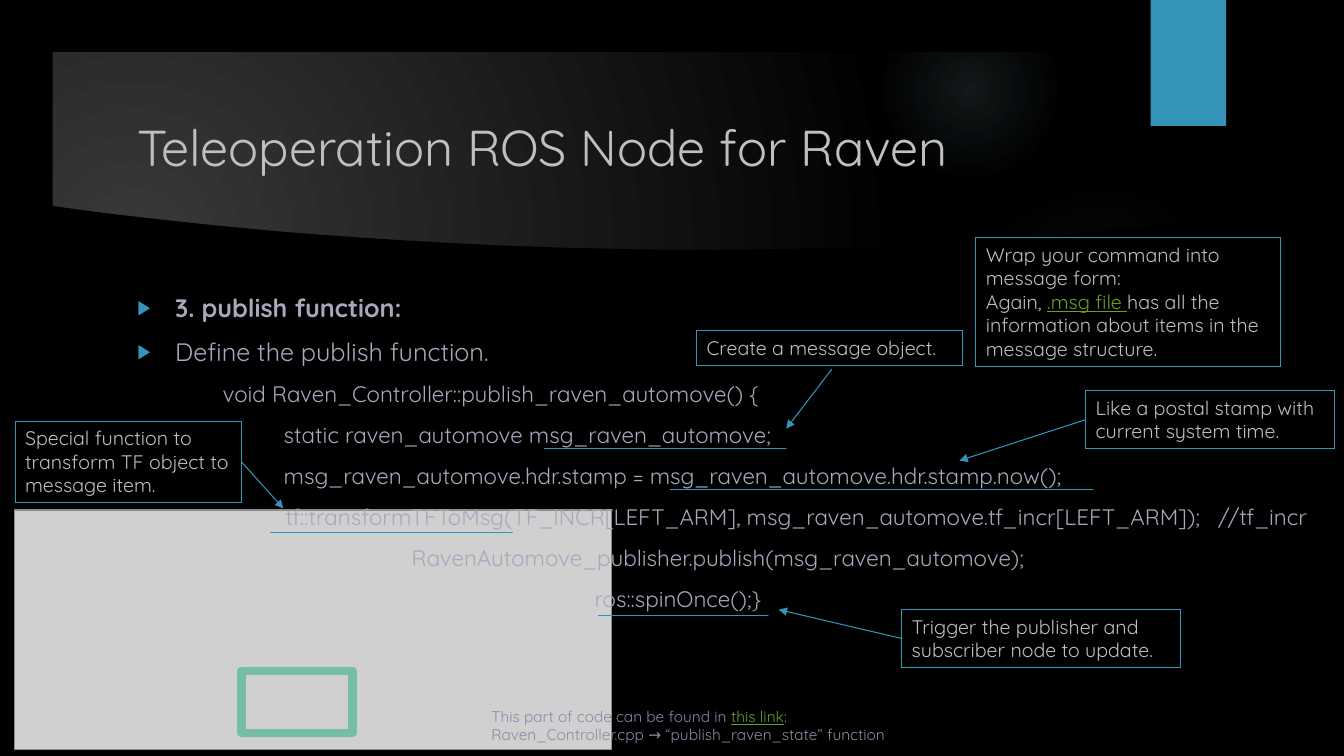
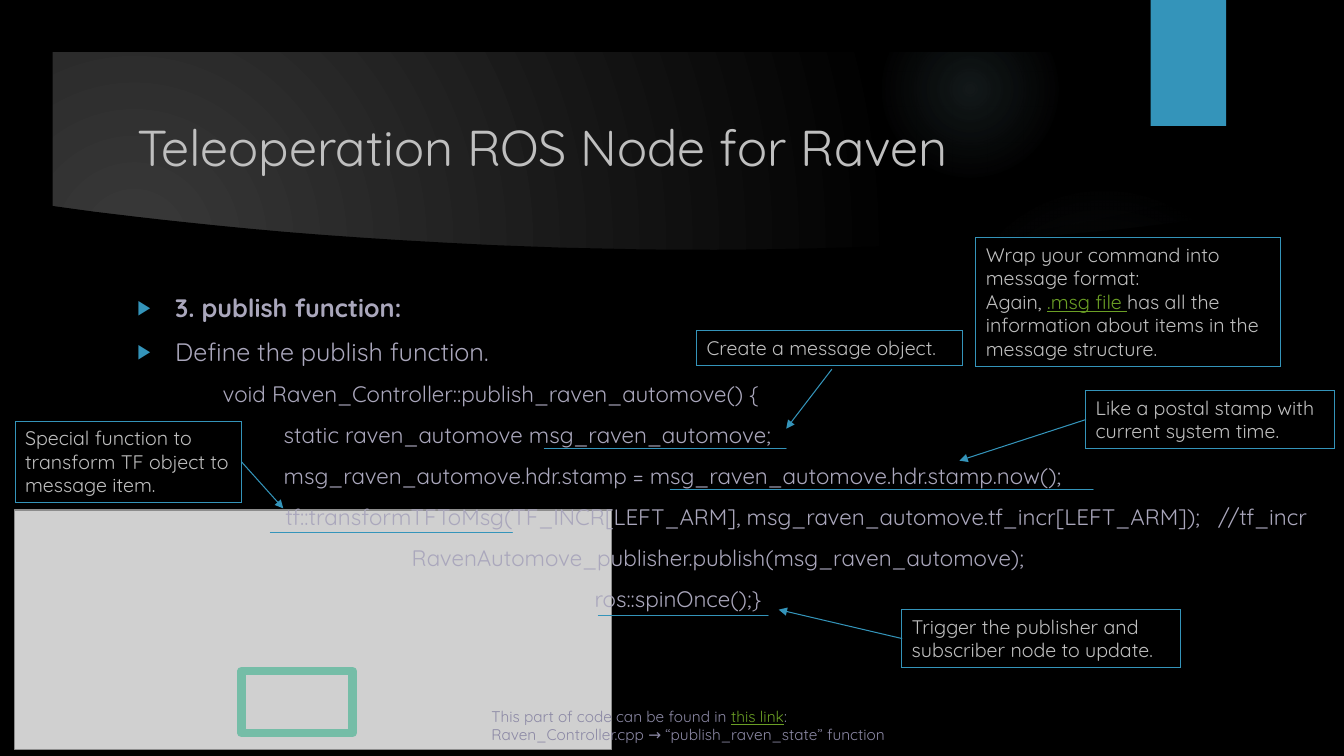
Before and after one commit to melodysu83/AutoCircle_generater, a slide deck: slide 15 of Raven Teleoperation - Automove.pptx. Drawn at 1344x756 pixels with LibreOffice and Linux fonts; fonts in the diff are those of the drawing; grey boxes stand for pictures; background and template pictures are left out. Boxes give left, top, right and bottom in pixels: in the first picture for what was removed or moved away, otherwise in the second. Text is boxed around its words. In the diff, an @@ line names an element or a change of style, - is before the commit and + after.

```diff
--- a/Raven Teleoperation - Automove.pptx
+++ b/Raven Teleoperation - Automove.pptx
@@ text in rectangle at bbox=[986, 247, 1220, 289]: text changed @@
-Wrap your command into message form:
+Wrap your command into message format:
```
Also in this commit, not shown: 6 other slides changed.
